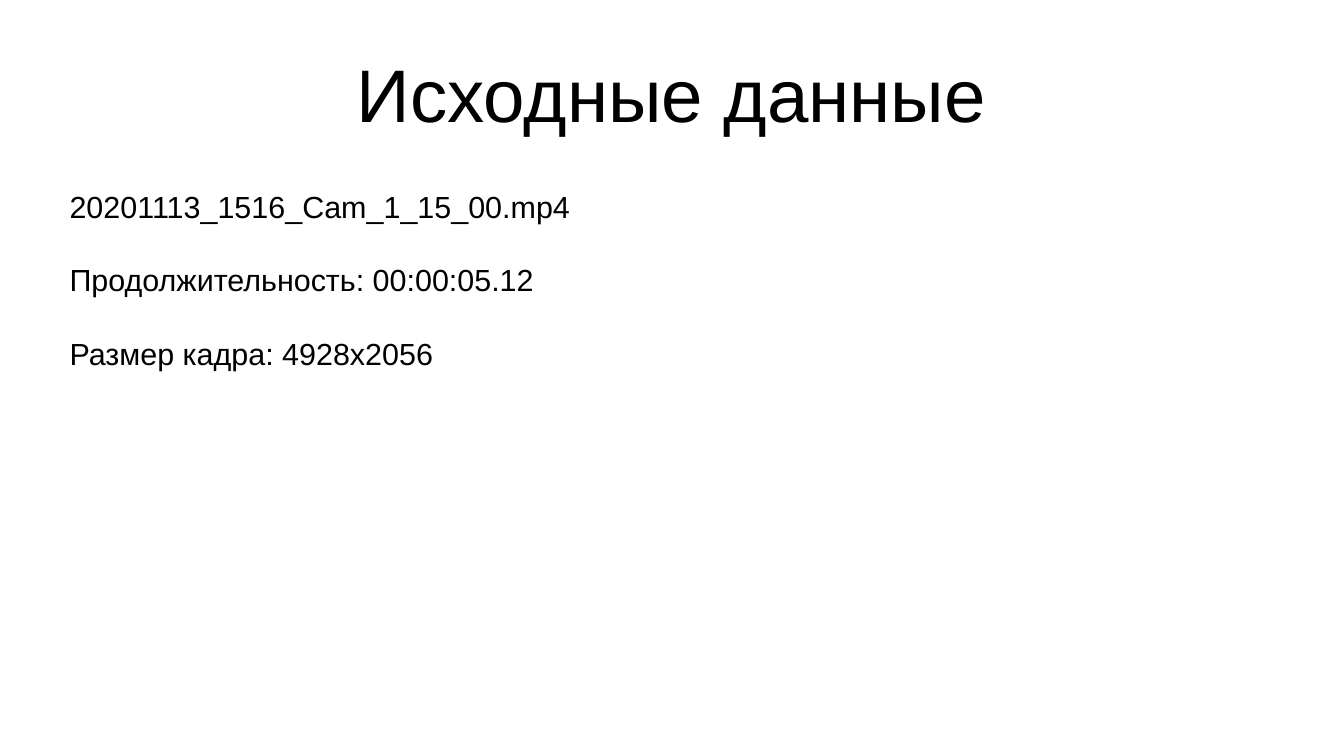
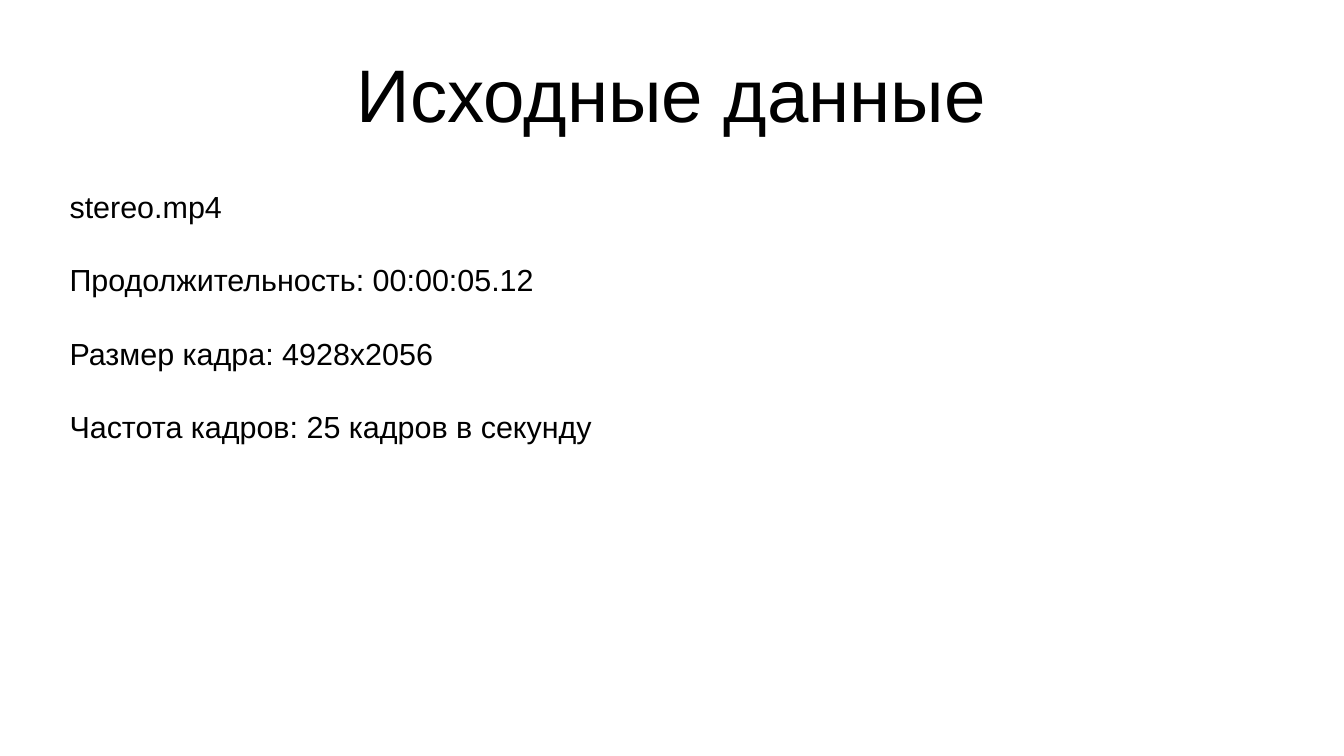
Before and after one commit to daniel-95/diploma, a slide deck: slide 6 of диплом/вкр.pptx. Drawn at 1344x756 pixels with LibreOffice and Linux fonts; fonts in the diff are those of the drawing. Boxes give left, top, right and bottom in pixels: in the first picture for what was removed or moved away, otherwise in the second. Text is boxed around its words. In the diff, an @@ line names an element or a change of style, - is before the commit and + after.

```diff
--- a/диплом/вкр.pptx
+++ b/диплом/вкр.pptx
@@ text at [70,197,222,224]: text changed @@
-20201113_1516_Cam_1_15_00.mp4
+stereo.mp4
@@ text at [70,416,592,444]: paragraph added @@
+Частота кадров: 25 кадров в секунду
```
Also in this commit, not shown: 1 other slide changed, 18 slides added, 1 other file.
